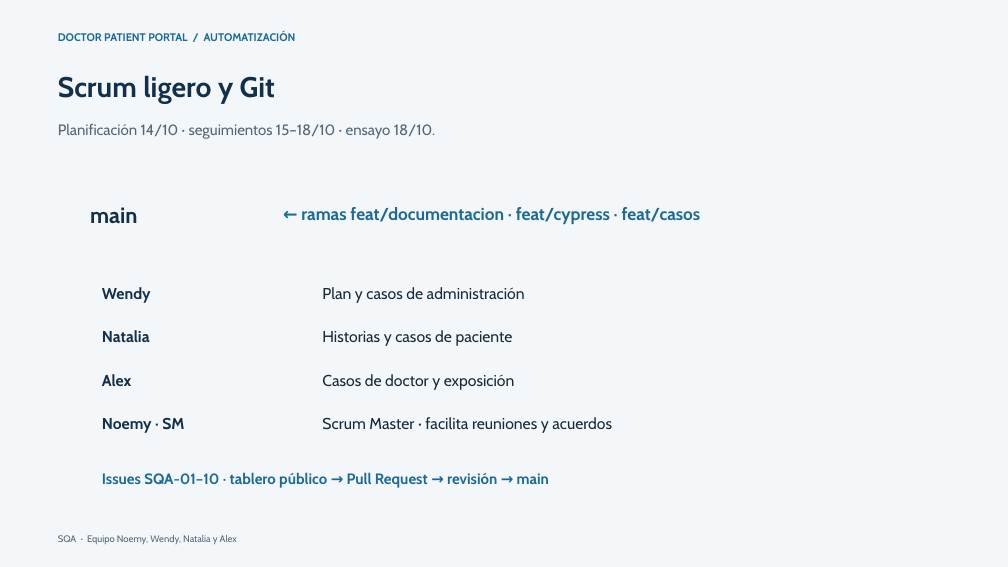
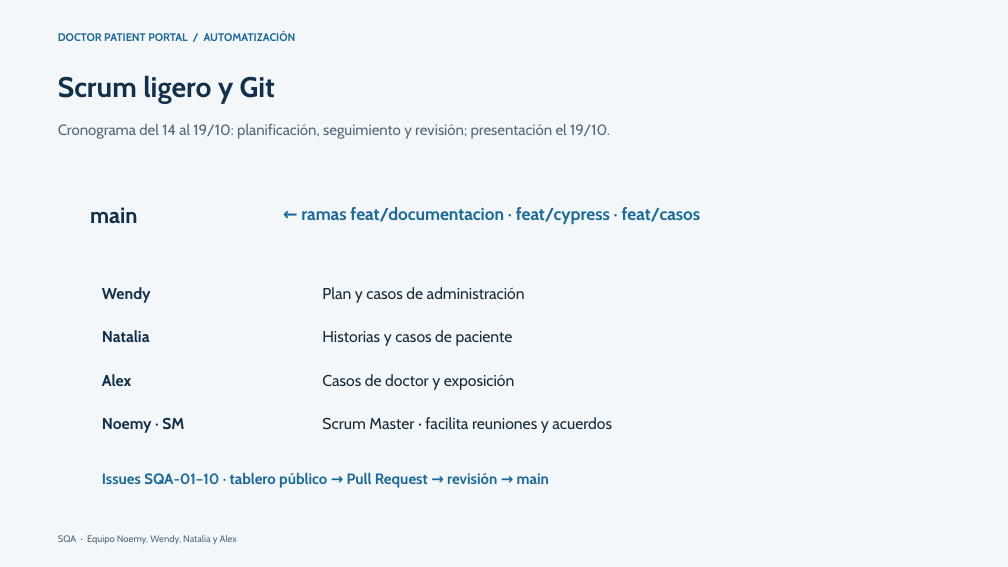
Before and after one commit to Lurey14/doctor-patient-portal-sqa-cypress, a slide deck: slide 5 of entregables/04-Exposicion-Organizacion-Git.pptx. Drawn at 1008x567 pixels with LibreOffice and Linux fonts; fonts in the diff are those of the drawing. Boxes give left, top, right and bottom in pixels: in the first picture for what was removed or moved away, otherwise in the second. Text is boxed around its words. In the diff, an @@ line names an element or a change of style, - is before the commit and + after.

```diff
--- a/entregables/04-Exposicion-Organizacion-Git.pptx
+++ b/entregables/04-Exposicion-Organizacion-Git.pptx
@@ text at box(58, 124, 610, 139): text changed @@
-Planificación 14/10 · seguimientos 15–18/10 · ensayo 18/10.
+Cronograma del 14 al 19/10: planificación, seguimiento y revisión; presentación el 19/10.
```
Also in this commit, not shown: 3 other slides changed, 8 other files.
